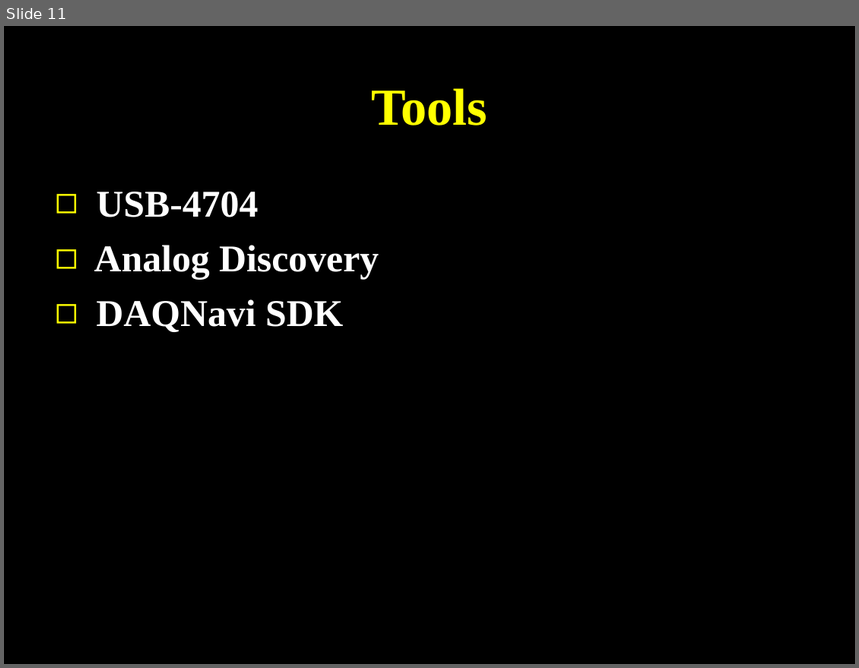
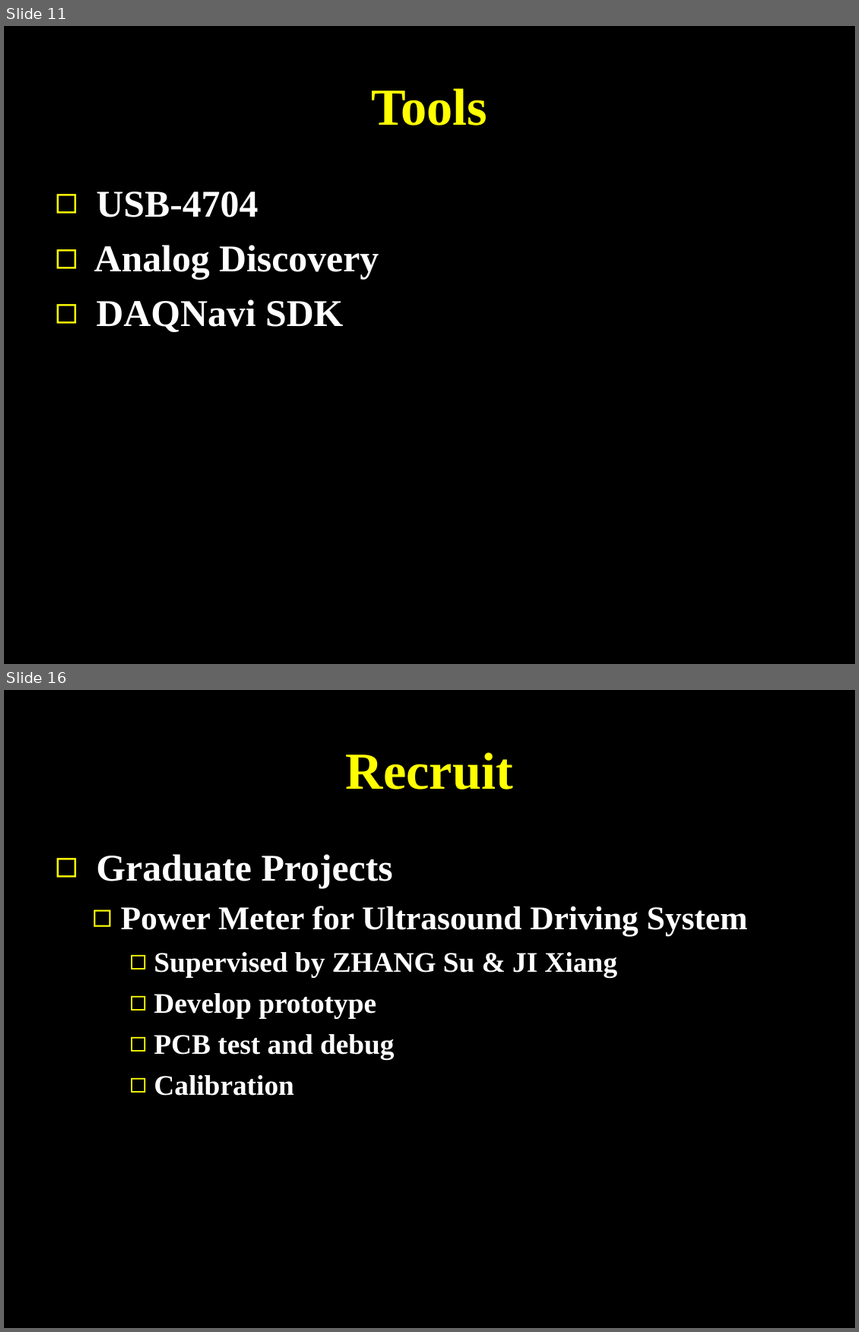
Before and after one commit to SJTUCourse/BI450, a slide deck: Lectures/2016 Fall/Lecture 1/Lecture 1.ppt. Shown one above the other, each under a label of ours: slide 11 before the commit, slides 11 and 16 after it; the slides between them are not shown. The pictures are 859x668 and 859x1332 pixels, drawn with LibreOffice and Linux fonts; fonts in the diff are those of the drawing. Boxes give left, top, right and bottom in pixels: in the first picture for what was removed or moved away, otherwise in the second. Text is boxed around its words. In the diff, an @@ line names an element or a change of style, - is before the commit and + after.

```diff
--- a/Lectures/2016 Fall/Lecture 1/Lecture 1.ppt
+++ b/Lectures/2016 Fall/Lecture 1/Lecture 1.ppt
@@ slide 16 added at [4,690,855,1328], background #000000 @@
@@ title added at [346,752,513,790], 44 pt, text #FFFF00, bold @@
+Recruit
@@ text added at [96,854,748,1096], 24 pt, text #FFFFFF, bold @@
+◻ Graduate Projects
+  ◻ Power Meter for Ultrasound Driving System
+    ◻ Supervised by ZHANG Su & JI Xiang
+    ◻ Develop prototype
+    ◻ PCB test and debug
+    ◻ Calibration
```
Also in this commit, not shown: 1 slide changed, 4 other slides added, 4 other files.
